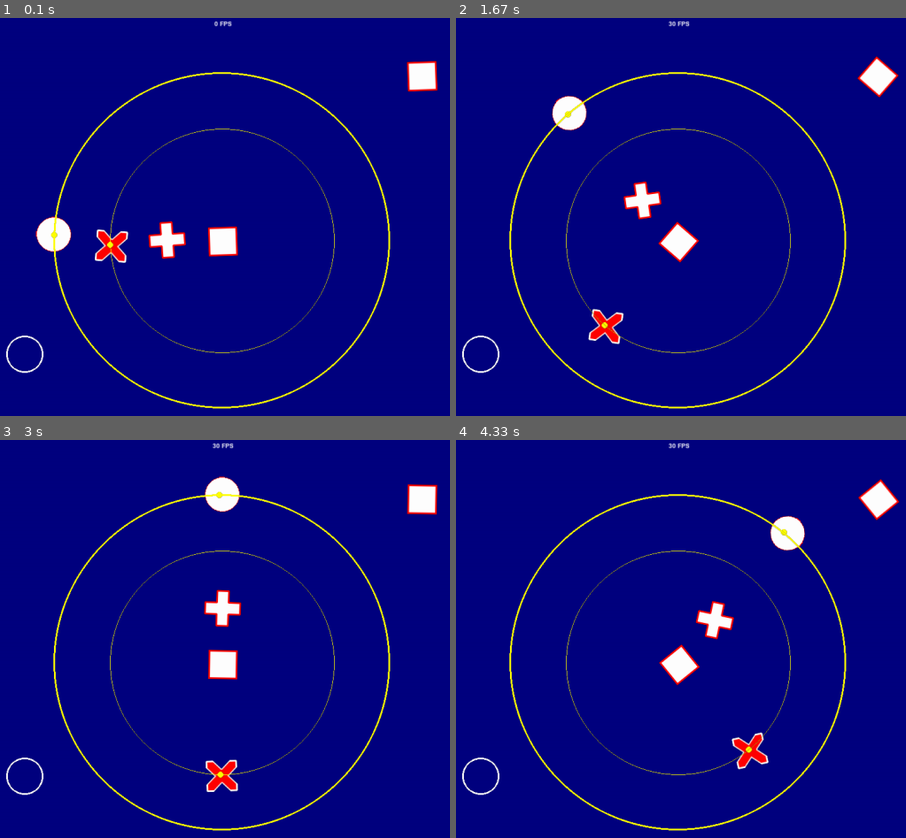
Above: before the commit, frames 1-4 (two rows, left to right).
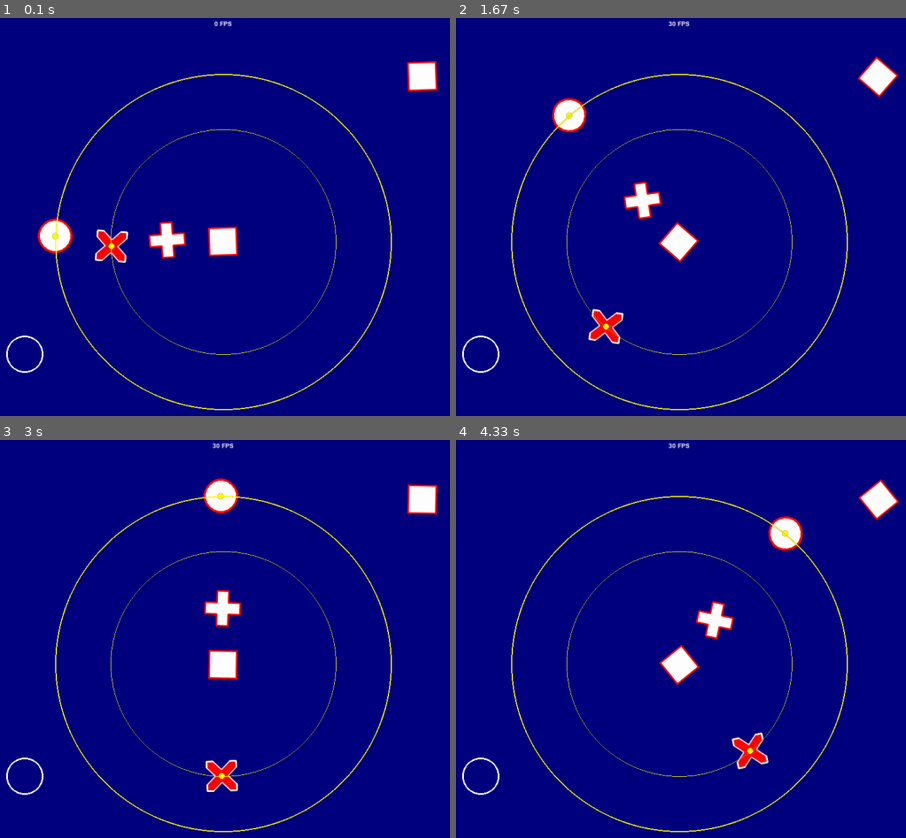
Above: after the commit, the same moments.

Repository: francis-clairicia/PyDiamond
Game: pygame game, started from main.py
Two runs of this game, one before a commit and one after it. Both use one fixed random seed, a clock stepped at 60 frames per second and the inputs below.
Inputs (mouse positions are in pixels of both pictures, inside the frame that each line leads up to):
- Up to frame 1 (0.1 s): no input
- Up to frame 2 (1.67 s): press the mouse at (487, 244) at 0.37 s; move the mouse to (622, 292) at 0.47 s; release the mouse at (757, 340) at 0.6 s; tap , at 0.67 s
- Up to frame 3 (3 s): no input
- Up to frame 4 (4.33 s): no input

The runs differ from the first frame. In frame 1, 3.0% of the frame differs, in the area x 7-88%, y 13-99%; in frame 2, 3.0%; in frame 3, 3.0%; in frame 4, 3.0%, in the area x 11-88%, y 13-99%.

Commit message:
[FIX] Fixed bugs with Shapes rects and centers

Diff:
--- a/main.py
+++ b/main.py
@@ -36,7 +36,7 @@
             cls.set_theme("default", {"outline_color": RED, "outline": 3})
         self.__r: RectangleShape = RectangleShape(50, 50, WHITE)
         self.__p: PolygonShape = PolygonShape(WHITE)
-        self.__c: CircleShape = CircleShape(30, WHITE, outline=1)
+        self.__c: CircleShape = CircleShape(30, WHITE, outline=4)
         self.__x: CrossShape = CrossShape(
             50,
             50,
@@ -70,16 +70,13 @@
         self.__c.center = self.__r.centerx - window.centery * 3 / 4, window.centery
 
         self.__x_trajectory: CircleShape = CircleShape(
-            abs(self.__x.centerx - self.__r.centerx),
-            TRANSPARENT,
-            outline_color=YELLOW,
-            outline=1
+            abs(self.__x.centerx - self.__r.centerx), TRANSPARENT, outline_color=YELLOW, outline=1
         )
         self.__x_trajectory.center = self.__r.center
         self.__x_center: CircleShape = CircleShape(5, YELLOW, outline=0)
 
         self.__c_trajectory: CircleShape = CircleShape(
-            abs(self.__c.centerx - self.__r.centerx), TRANSPARENT, outline_color=YELLOW
+            abs(self.__c.centerx - self.__r.centerx), TRANSPARENT, outline_color=YELLOW, outline=2
         )
         self.__c_trajectory.center = self.__r.center
         self.__c_center: CircleShape = CircleShape(5, YELLOW, outline=0)
@@ -232,18 +229,25 @@
     def __init__(self, window: Window) -> None:
         super().__init__(window, framerate=120)
         self.background_color = BLUE_DARK
-        self.shape: CrossShape = CrossShape(50, 50, type="diagonal", color=RED, outline_color=WHITE, outline=3)
-        self.bind_mouse_position(lambda pos: self.shape.set_position(center=pos))
+        self.cross: CrossShape = CrossShape(50, 50, type="diagonal", color=RED, outline_color=WHITE, outline=3)
+        self.circle: CircleShape = CircleShape(5.5, color=YELLOW)
+        # self.circle: CircleShape = RectangleShape(5, 5, YELLOW)
+        self.bind_mouse_position(lambda pos: self.cross.set_position(center=pos))
         self.bind_mouse_button(Mouse.LEFT, self.__switch_color)
-
-    def draw(self) -> None:
-        self.window.draw(self.shape)
+        Mouse.hide_cursor()
+
+    def update(self) -> None:
+        self.circle.center = self.cross.center
+
+    def draw(self) -> None:
+        self.window.draw(self.cross)
+        self.window.draw(self.circle)
 
     def __switch_color(self, event: Event) -> None:
         if event.type == pygame.MOUSEBUTTONDOWN:
-            self.shape.color = YELLOW
+            self.cross.color = YELLOW
         elif event.type == pygame.MOUSEBUTTONUP:
-            self.shape.color = RED
+            self.cross.color = RED
 
 
 def main() -> None:
--- a/my_pygame/drawable.py
+++ b/my_pygame/drawable.py
@@ -255,7 +255,7 @@
         return r
 
     def get_rect(self, **kwargs: Union[float, Tuple[float, float]]) -> Rect:
-        r: Rect = Rect((0, 0), self.size)
+        r: Rect = self.rect
         for name, value in kwargs.items():
             if not hasattr(r, name):
                 raise AttributeError(f"{type(r).__name__} does not have {repr(name)} attribute")
--- a/my_pygame/gradients.py
+++ b/my_pygame/gradients.py
@@ -44,11 +44,8 @@
         self.local_size = width, height
         self._need_update()
 
-    def get_local_size(self) -> Tuple[float, float]:
-        return self.local_size
-
     def get_local_vertices(self) -> List[Vector2]:
-        w, h = self.get_local_size()
+        w, h = self.local_size
         return [Vector2(0, 0), Vector2(w, 0), Vector2(w, h), Vector2(0, h)]
 
     @property
@@ -87,7 +84,7 @@
         return HorizontalGradientShape(self.local_width, self.local_height, self.color, self.second_color)
 
     def _make(self) -> Surface:
-        size = self.get_local_size()
+        size = self.local_size
         if size[0] < 1 or size[1] < 1:
             return create_surface(size)
         start_color = (self.color.r, self.color.g, self.color.b, self.color.a)
@@ -100,7 +97,7 @@
         return VerticalGradientShape(self.local_width, self.local_height, self.color, self.second_color)
 
     def _make(self) -> Surface:
-        size = self.get_local_size()
+        size = self.local_size
         if size[0] < 1 or size[1] < 1:
             return create_surface(size)
         start_color = (self.color.r, self.color.g, self.color.b, self.color.a)
@@ -117,9 +114,6 @@
 
     def copy(self) -> SquaredGradientShape:
         return SquaredGradientShape(self.local_width, self.color, self.second_color)
-
-    def get_local_size(self) -> Tuple[float, float]:
-        return (self.local_width, self.local_width)
 
     def _make(self) -> Surface:
         size: int = int(self.local_width)
@@ -162,9 +156,6 @@
         end_color = (self.second_color.r, self.second_color.g, self.second_color.b, self.second_color.a)
         return gradient_radial(self.radius, start_color, end_color)  # type: ignore
 
-    def get_local_size(self) -> Tuple[float, float]:
-        return (self.radius * 2, self.radius * 2)
-
     def get_local_vertices(self) -> List[Vector2]:
         center: Vector2 = Vector2(self.radius, self.radius)
         radius: Vector2 = Vector2(self.radius, 0)
--- a/my_pygame/shape.py
+++ b/my_pygame/shape.py
@@ -2,7 +2,7 @@
 
 from __future__ import annotations
 from abc import abstractmethod
-from typing import Dict, List, Optional, Tuple, Union
+from typing import Dict, List, Optional, Tuple, Union, final
 from math import sin, tan, radians
 from enum import Enum, unique
 
@@ -27,6 +27,8 @@
         self.__shape_image: Surface = self.__image.copy()
         self.__color: Color = BLACK
         self.__vertices: List[Vector2] = []
+        self.__local_size: Tuple[float, float] = (0, 0)
+        self.__size: Tuple[float, float] = (0, 0)
         self.color = color
         self._need_update()
 
@@ -49,9 +51,15 @@
         self.__update_shape()
         surface.blit(self.__image, self.__image.get_rect(center=self.center))
 
+    @final
+    def get_local_size(self) -> Tuple[float, float]:
+        self.__update_shape()
+        return self.__local_size
+
+    @final
     def get_size(self) -> Tuple[float, float]:
         self.__update_shape()
-        return self.__image.get_size()
+        return self.__size
 
     def _apply_rotation_scale(self) -> None:
         angle: float = self.angle
@@ -59,19 +67,24 @@
         self.__image = pygame.transform.rotozoom(self.__shape_image, angle, scale)
 
         all_points: List[Vector2] = self.get_local_vertices()
+        vertices: List[Vector2] = self.__vertices
+        vertices.clear()
+
+        if not all_points:
+            self.__local_size = self.__size = (0, 0)
+            return
+
         left: float = min((point.x for point in all_points), default=0)
         top: float = min((point.y for point in all_points), default=0)
         right: float = max((point.x for point in all_points), default=0)
         bottom: float = max((point.y for point in all_points), default=0)
         w: float = right - left
         h: float = bottom - top
+        self.__local_size = (w, h)
 
         local_center: Vector2 = Vector2(left + w / 2, top + h / 2)
 
         center: Vector2 = Vector2(self.center)
-        vertices: List[Vector2] = self.__vertices
-
-        vertices.clear()
         for point in all_points:
             offset: Vector2 = (point - local_center).rotate(-angle)
             try:
@@ -79,6 +92,12 @@
             except ValueError:
                 offset = Vector2(0, 0)
             vertices.append(center + offset)
+
+        left = min((point.x for point in vertices), default=0)
+        top = min((point.y for point in vertices), default=0)
+        right = max((point.x for point in vertices), default=0)
+        bottom = max((point.y for point in vertices), default=0)
+        self.__size = (right - left, bottom - top)
 
     @abstractmethod
     def _make(self) -> Surface:
@@ -188,9 +207,6 @@
                 pygame.draw.polygon(image, self.outline_color, all_points, width=outline)
 
         return image
-
-    def get_local_size(self) -> Tuple[float, float]:
-        return self.__size
 
     def get_local_vertices(self) -> List[Vector2]:
         return self.get_points()
@@ -281,9 +297,6 @@
             pygame.draw.rect(image, self.outline_color, rect, width=outline, **draw_params)
         return image
 
-    def get_local_size(self) -> Tuple[float, float]:
-        return self.__w, self.__h
-
     def get_local_vertices(self) -> List[Vector2]:
         w, h = self.__w, self.__h
         return [Vector2(0, 0), Vector2(w, 0), Vector2(w, h), Vector2(0, h)]
@@ -387,6 +400,7 @@
             "draw_bottom_left": True,
             "draw_bottom_right": True,
         }
+        self.__points: List[Vector2] = []
         self.radius = radius
         self.draw_top_left = draw_top_left
         self.draw_top_right = draw_top_right
@@ -400,11 +414,14 @@
         )
 
     def _make(self) -> Surface:
+        self.__points = self.__compute_vertices()
         radius: float = self.radius
-        width = height = radius * 2
         outline: int = self.outline
         offset: float = outline / 2 + 2
-        image: Surface = create_surface((width + offset * 2, height + offset * 2))
+        width = height = int(radius * 2 + offset * 2)
+        radius += width % 2
+        image: Surface = create_surface((width, height))
+        width, height = image.get_size()
         center: Tuple[float, float] = (width / 2, height / 2)
         draw_params = self.__draw_params
         pygame.draw.circle(image, self.color, center, radius, **draw_params)
@@ -412,10 +429,10 @@
             pygame.draw.circle(image, self.outline_color, center, radius, width=outline, **draw_params)
         return image
 
-    def get_local_size(self) -> Tuple[float, float]:
-        return (self.radius * 2, self.radius * 2)
-
     def get_local_vertices(self) -> List[Vector2]:
+        return [Vector2(p) for p in self.__points]
+
+    def __compute_vertices(self) -> List[Vector2]:
         draw_params = self.__draw_params
         if all(not drawn for drawn in draw_params.values()):
             return []
@@ -538,14 +555,11 @@
         self.__points = compute_vertices[self.__type]()
         return PolygonShape(self.color, outline=self.outline, outline_color=self.outline_color, points=self.__points).to_surface()
 
-    def get_local_size(self) -> Tuple[float, float]:
-        return self.local_size
-
     def get_local_vertices(self) -> List[Vector2]:
         return [Vector2(p) for p in self.__points]
 
     def __get_diagonal_cross_points(self) -> List[Vector2]:
-        rect: Rect = self.get_local_rect()
+        rect: Rect = Rect((0, 0), self.local_size)
         line_width: float = self.line_width
         if line_width == 0:
             return []
@@ -558,14 +572,22 @@
 
         def compute_width_offset() -> float:
             alpha: float = radians(diagonal.rotate(90).angle_to(Vector2(-1, 0)))
-            return tan(alpha) * (line_width) / sin(alpha)
+            try:
+                return tan(alpha) * (line_width) / sin(alpha)
+            except ZeroDivisionError:
+                return 0
 
         def compute_height_offset() -> float:
             alpha: float = radians(diagonal.rotate(-90).angle_to(Vector2(0, 1)))
-            return tan(alpha) * (line_width) / sin(alpha)
+            try:
+                return tan(alpha) * (line_width) / sin(alpha)
+            except ZeroDivisionError:
+                return 0
 
         w_offset: float = compute_width_offset()
         h_offset: float = compute_height_offset()
+        if w_offset == 0 or h_offset == 0:
+            return []
         return [
             Vector2(rect.left, rect.top),
             Vector2(rect.left + w_offset, rect.top),
--- a/my_pygame/surface.py
+++ b/my_pygame/surface.py
@@ -12,6 +12,7 @@
 
 
 def create_surface(size: Tuple[float, float], *, convert_alpha: bool = True) -> Surface:
+    size = (max(size[0], 0), max(size[1], 0))
     s: Surface = Surface(size, pygame.HWSURFACE, depth=32)
     if convert_alpha:
         s = s.convert_alpha()
